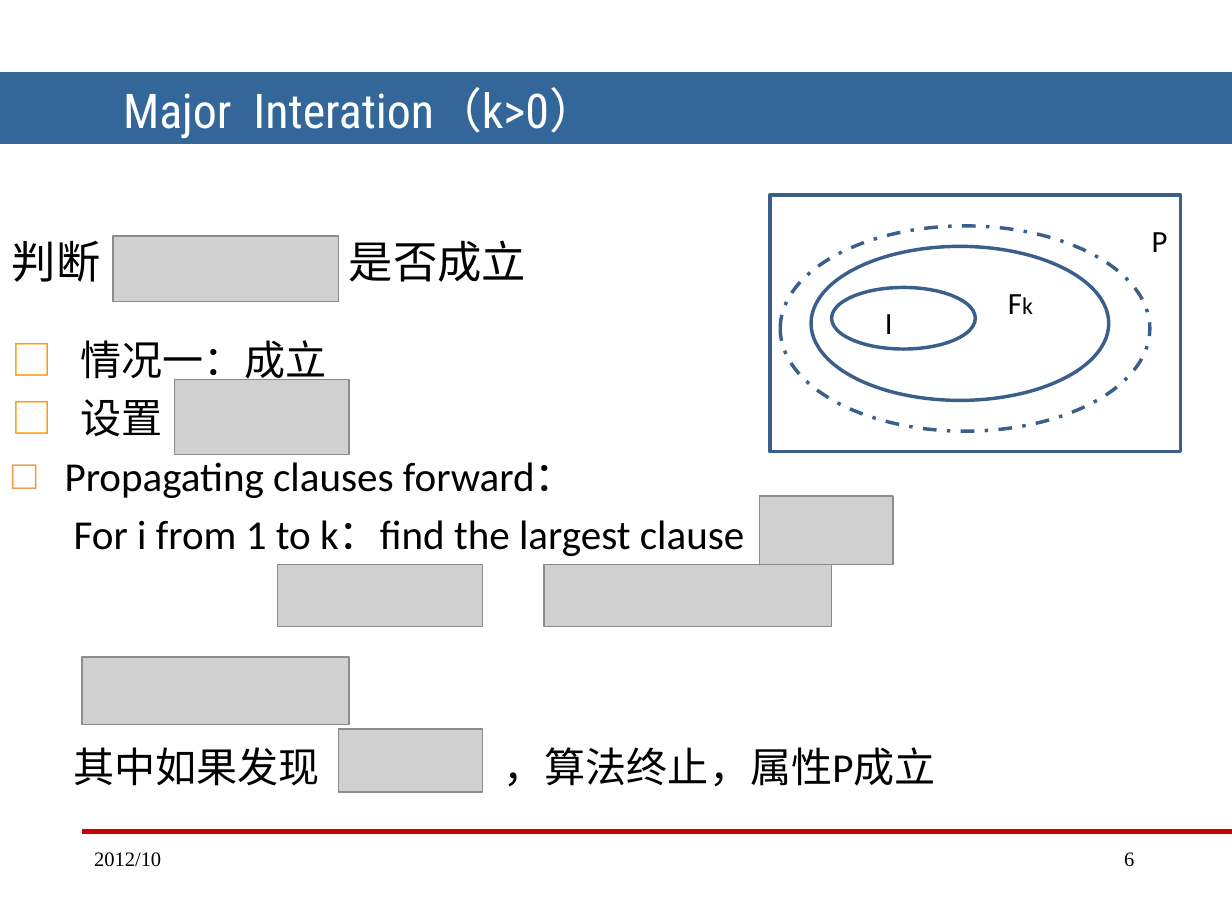
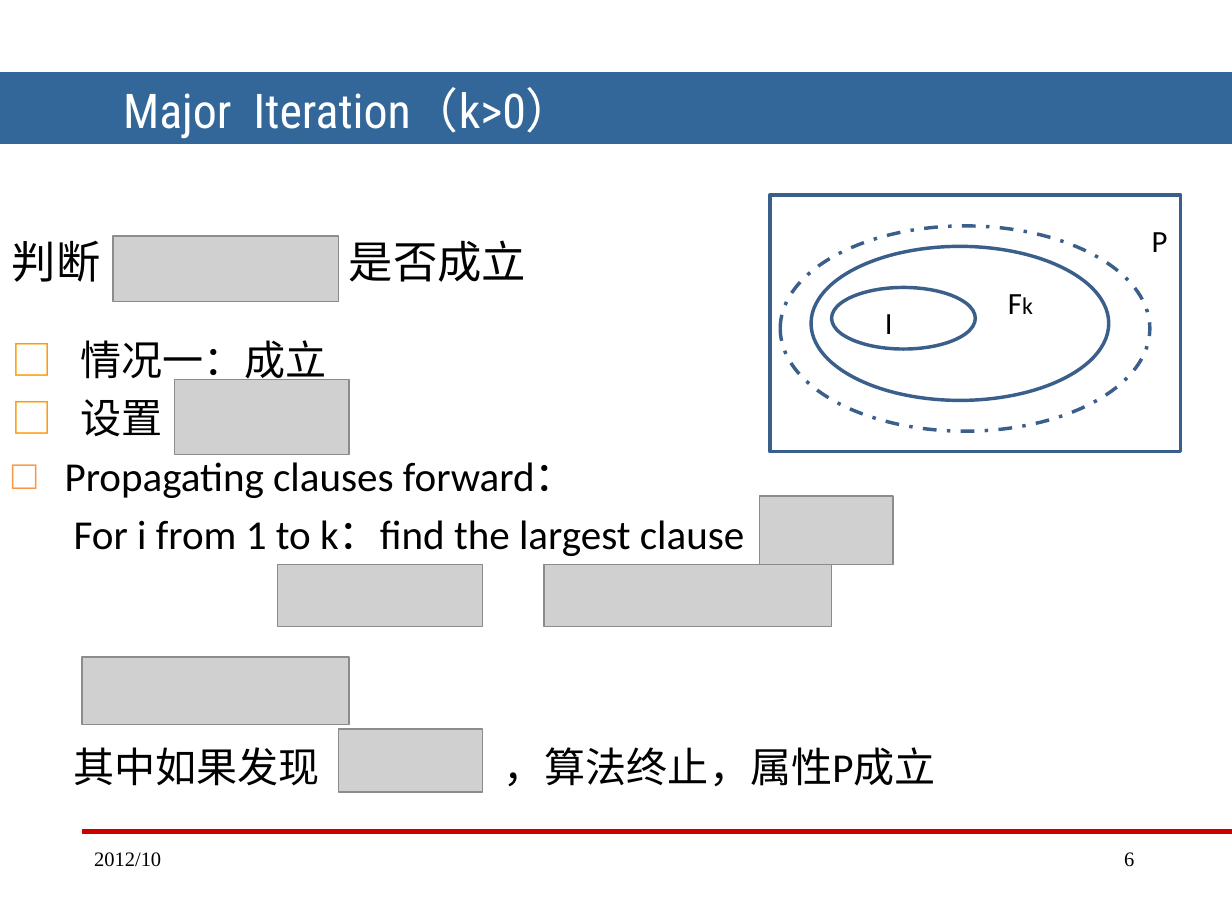
Before and after one commit to fanhy2114/Papers, a slide deck: slide 7 of Hardware_Verification/IC3(PDR)相关paper/IC3.pptx. Drawn at 1232x924 pixels with LibreOffice and Linux fonts; fonts in the diff are those of the drawing; grey boxes stand for pictures. Boxes give left, top, right and bottom in pixels: in the first picture for what was removed or moved away, otherwise in the second. Text is boxed around its words. In the diff, an @@ line names an element or a change of style, - is before the commit and + after.

```diff
--- a/Hardware_Verification/IC3(PDR)相关paper/IC3.pptx
+++ b/Hardware_Verification/IC3(PDR)相关paper/IC3.pptx
@@ text at box(123, 87, 573, 139): text changed @@
-Major Interation（k>0）
+Major Iteration（k>0）
```
Also in this commit, not shown: 1 other slide changed, 3 other files.
